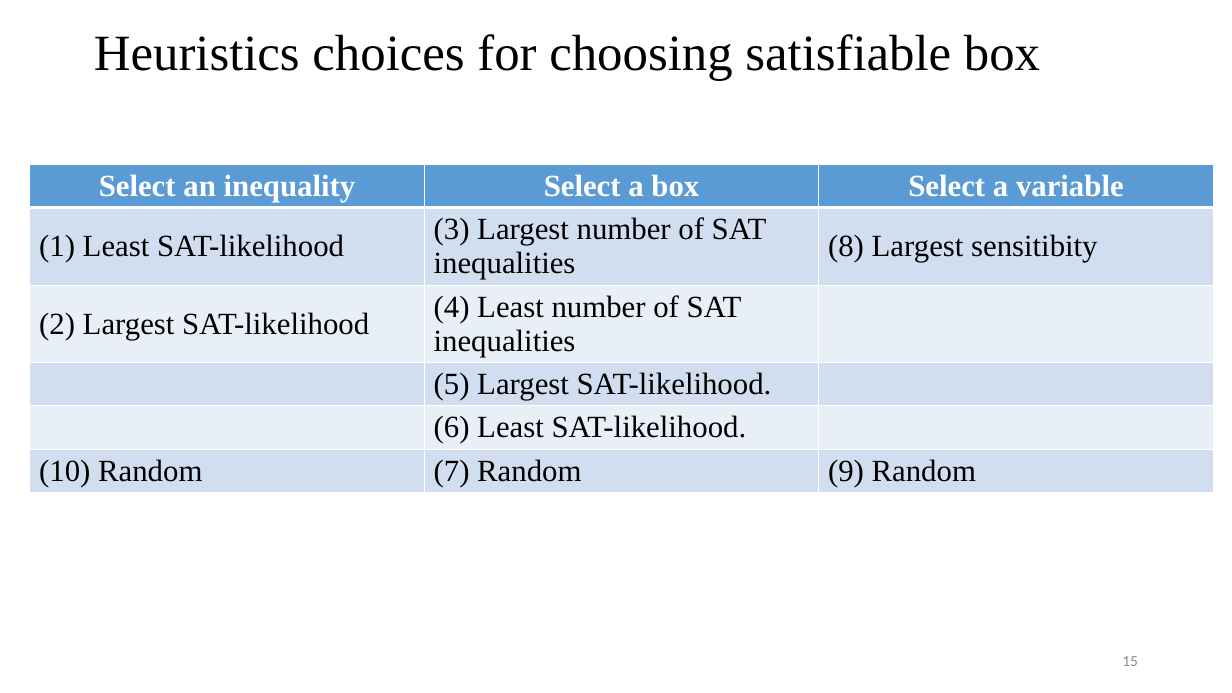
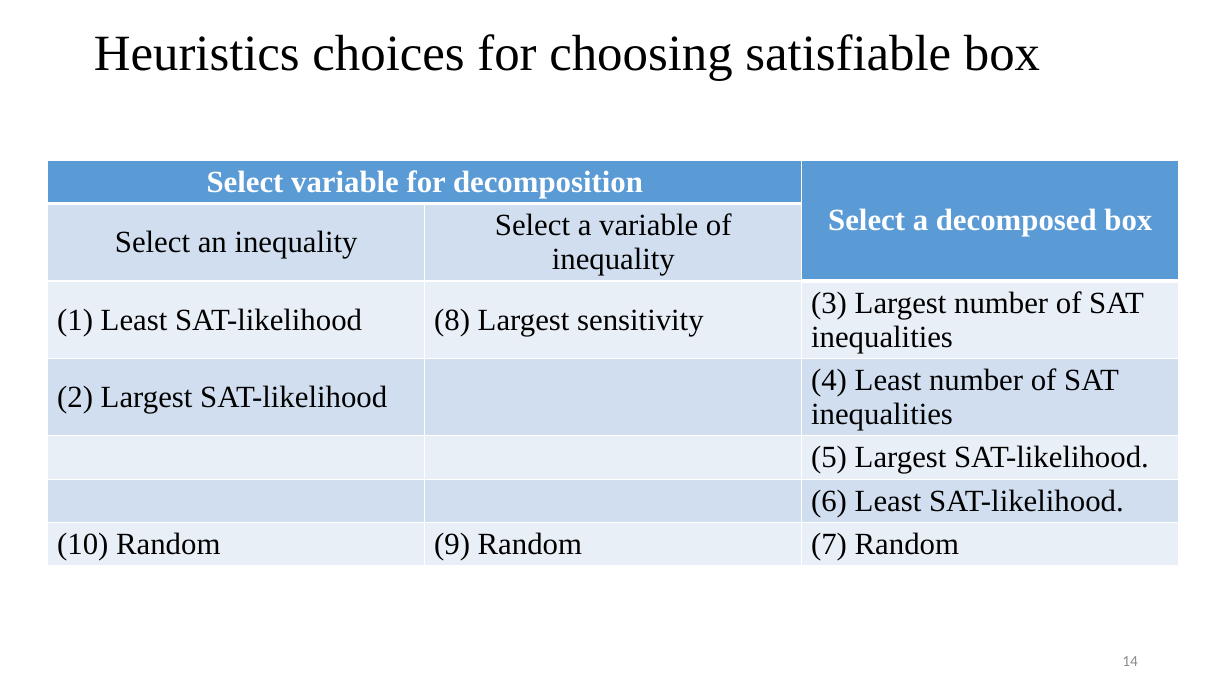
Before and after one commit to tungvx/raSAT, a slide deck: slide 14 of report/thesis/presentation.pptx (slide 15 before the commit). Drawn at 1232x693 pixels with LibreOffice and Linux fonts; fonts in the diff are those of the drawing. Boxes give left, top, right and bottom in pixels: in the first picture for what was removed or moved away, otherwise in the second. Text is boxed around its words. In the diff, an @@ line names an element or a change of style, - is before the commit and + after.

Commit message:
Frocos: add equations hanling, sensitivity in testing, benchmarks of nlsat

```diff
--- a/report/thesis/presentation.pptx
+++ b/report/thesis/presentation.pptx
@@ table at bbox=[48, 160, 1179, 594] @@
-row 1: Select an inequality | Select a box | Select a variable
-row 2: (1) Least SAT-likelihood | (3) Largest number of SAT inequalities | (8) Largest sensitibity
-row 3: (2) Largest SAT-likelihood | (4) Least number of SAT inequalities | 
-row 4:  | (5) Largest SAT-likelihood. | 
-row 5:  | (6) Least SAT-likelihood. | 
-row 6: (10) Random | (7) Random | (9) Random
+row 1: Select variable for decomposition |  | Select a decomposed box
+row 2: Select an inequality | Select a variable of inequality | 
+row 3: (1) Least SAT-likelihood | (8) Largest sensitivity | (3) Largest number of SAT inequalities
+row 4: (2) Largest SAT-likelihood |  | (4) Least number of SAT inequalities
+row 5:  |  | (5) Largest SAT-likelihood.
+row 6:  |  | (6) Least SAT-likelihood.
+row 7: (10) Random | (9) Random | (7) Random
@@ table: place and size @@
-table at bbox=[30, 165, 1214, 516]
+table at bbox=[48, 160, 1179, 594]
@@ page number at bbox=[1122, 656, 1138, 666]: text changed @@
-15
+14
```
Also in this commit, not shown: 11 other slides changed, 4 slides added, 5 slides removed, 8 other files.
